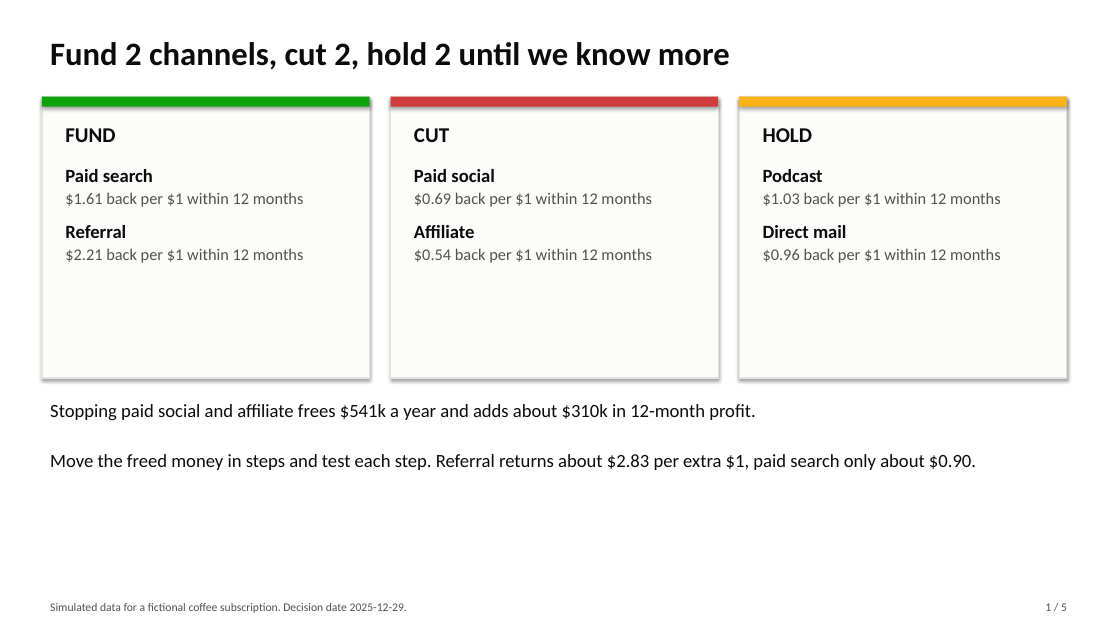
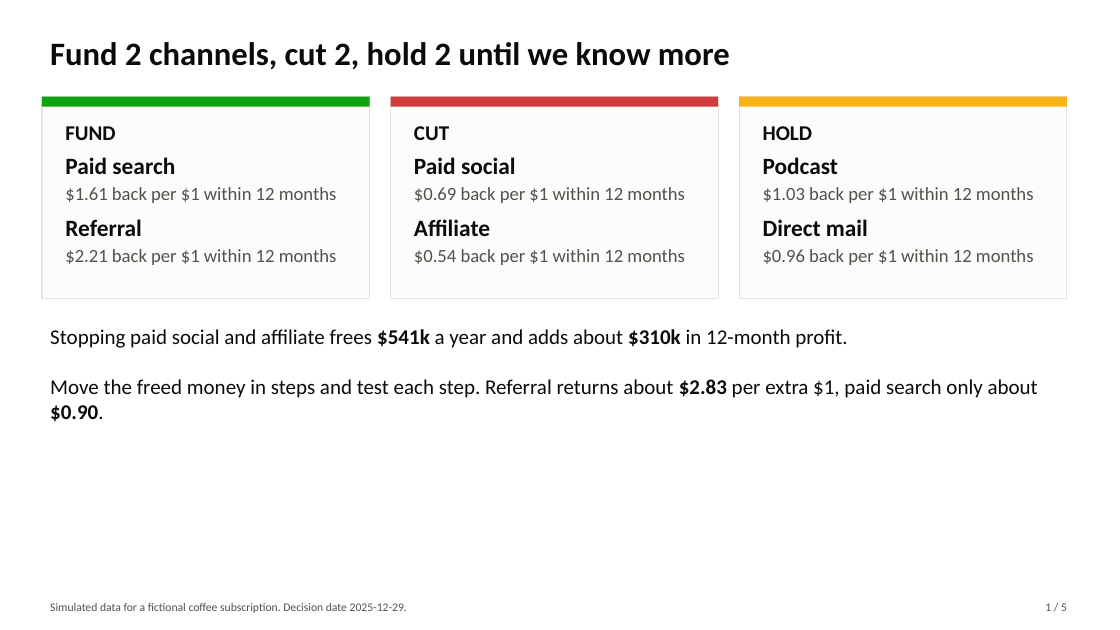
Before and after one commit to danwaseem/acquisition-channel-review, a slide deck: slide 1 of deck/readout.pptx. Drawn at 1120x630 pixels with LibreOffice and Linux fonts; fonts in the diff are those of the drawing. Boxes give left, top, right and bottom in pixels: in the first picture for what was removed or moved away, otherwise in the second. Text is boxed around its words. In the diff, an @@ line names an element or a change of style, - is before the commit and + after.

```diff
--- a/deck/readout.pptx
+++ b/deck/readout.pptx
@@ rectangle: place and size @@
-rectangle at bbox=[42, 97, 370, 378]
+rectangle at bbox=[42, 97, 370, 298]
@@ rectangle: place and size @@
-rectangle at bbox=[391, 97, 718, 378]
+rectangle at bbox=[391, 97, 718, 298]
@@ shadow off in 6 elements at bbox=[42, 97, 370, 107], bbox=[391, 97, 718, 107], bbox=[739, 97, 1067, 107], bbox=[42, 97, 370, 298], bbox=[391, 97, 718, 298], bbox=[739, 97, 1067, 298] @@
@@ rectangle: place and size @@
-rectangle at bbox=[739, 97, 1067, 378]
+rectangle at bbox=[739, 97, 1067, 298]
@@ text "Paid search": place and size @@
-text "Paid search" at bbox=[65, 169, 304, 263]
+text "Paid search" at bbox=[65, 157, 337, 265]
@@ text "Paid search" at bbox=[65, 157, 337, 265]: size 16 to 20 pt in "Paid search", "Referral"; size 14 to 16 pt in "$1.61 back per $1 within 12 months", "$2.21 back per $1 within 12 months"; less space between paragraphs @@
@@ text "Paid social": place and size @@
-text "Paid social" at bbox=[414, 169, 652, 263]
+text "Paid social" at bbox=[414, 157, 685, 265]
@@ text "Paid social" at bbox=[414, 157, 685, 265]: size 16 to 20 pt in "Paid social", "Affiliate"; size 14 to 16 pt in "$0.69 back per $1 within 12 months", "$0.54 back per $1 within 12 months"; less space between paragraphs @@
@@ text "Podcast": place and size @@
-text "Podcast" at bbox=[763, 169, 1001, 263]
+text "Podcast" at bbox=[763, 157, 1034, 265]
@@ text "Podcast" at bbox=[763, 157, 1034, 265]: size 16 to 20 pt in "Podcast", "Direct mail"; size 14 to 16 pt in "$1.03 back per $1 within 12 months", "$0.96 back per $1 within 12 months"; less space between paragraphs @@
@@ text "Stopping paid social and affiliate ...": place and size @@
-text "Stopping paid social and affiliate ..." at bbox=[50, 404, 756, 420]
+text "Stopping paid social and affiliate ..." at bbox=[50, 329, 848, 348]
@@ text "Stopping paid social and affiliate ..." at bbox=[50, 329, 848, 348]: size 16 to 18 pt; bold on in "$541k $310k" @@
@@ text "Move the freed money in ...": place and size @@
-text "Move the freed money in ..." at bbox=[50, 454, 976, 470]
+text "Move the freed money in ..." at bbox=[50, 379, 1038, 422]
@@ text "Move the freed money in ..." at bbox=[50, 379, 1038, 422]: size 16 to 18 pt; bold on in "$2.83 $0.90." @@
```
Also in this commit, not shown: 4 other slides changed, 7 other files.
